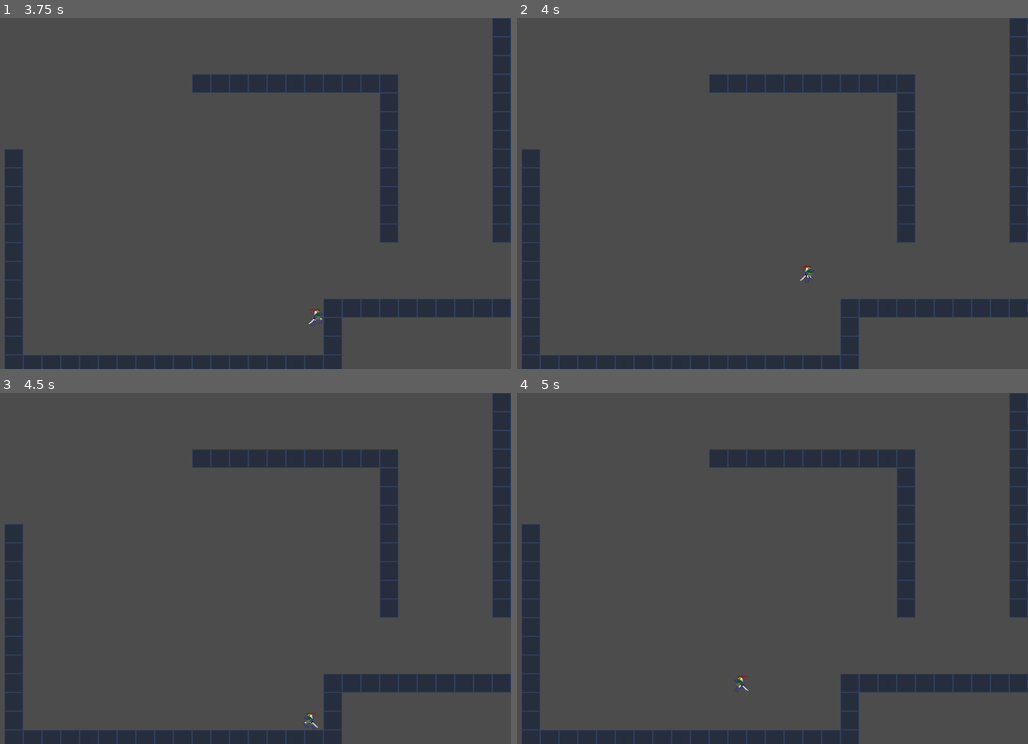
Above: before the commit, frames 1-4 (two rows, left to right).
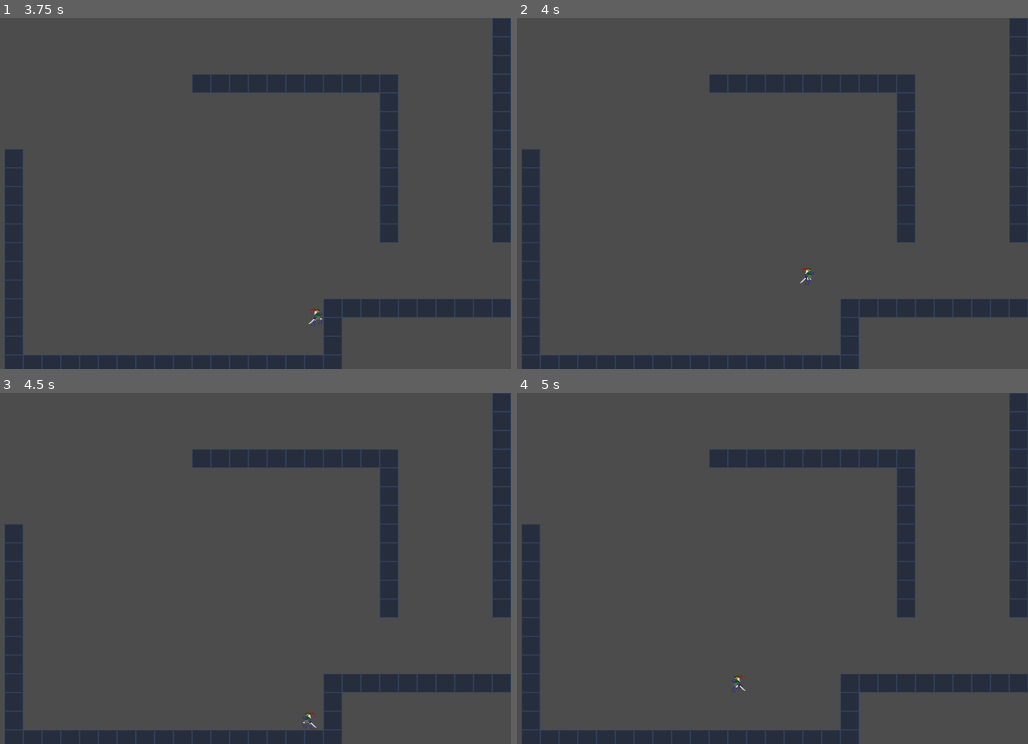
Above: after the commit, the same moments.

Repository: SamuelDeboni/Ninja-Avocado
Game: Godot game, scene res://Main.tscn
Two runs of this game, one before a commit and one after it. Both use one fixed random seed, a clock stepped at 60 frames per second and the inputs below.
Inputs:
- Up to frame 1 (3.75 s): tap Enter at 0.5 s; hold Right (ui_right) 0.53-2.03 s; tap Up (ui_up) at 0.77, 1.52, 3.02 s; tap Space at 2 s; hold Left (ui_left) 2.03-2.78 s; hold Right (ui_right) from 2.78 s (still down)
- Up to frame 2 (4 s): keep holding Right (ui_right); tap Up (ui_up) at 3.77 s
- Up to frame 3 (4.5 s): tap Enter at 4.25 s; release Right (ui_right) at 4.28 s; hold Left (ui_left) from 4.28 s (still down)
- Up to frame 4 (5 s): keep holding Left (ui_left); tap Up (ui_up) at 4.52 s

Frame 1 is identical in both runs. In frame 2, less than 0.1% of the frame differs, in the area x 55-59%, y 70-76%; in frame 3, less than 0.1%; in frame 4, less than 0.1%.

Commit message:
All jump is not working

Diff:
--- a/Scripts/NinjaAvocado.gd
+++ b/Scripts/NinjaAvocado.gd
@@ -14,8 +14,10 @@
 
 func _process(delta):
 
-	do_gravity(delta)
-
+	if not ((Input.is_action_pressed("ui_left") or
+	   Input.is_action_pressed("ui_right"))
+	   and is_on_wall() and vel.y > 100):
+		do_gravity(delta)
 
 
 	if is_on_ceiling():
@@ -59,7 +61,7 @@
 
 
 func do_gravity(delta):
-	if not is_on_floor() and vel.y < 800 and not(is_on_wall() and vel.y > 100):
+	if not is_on_floor() and vel.y < 800:
 		vel.y += g*delta*g_multi*g_multi2
 
 	if Input.is_action_pressed("ui_up"):
